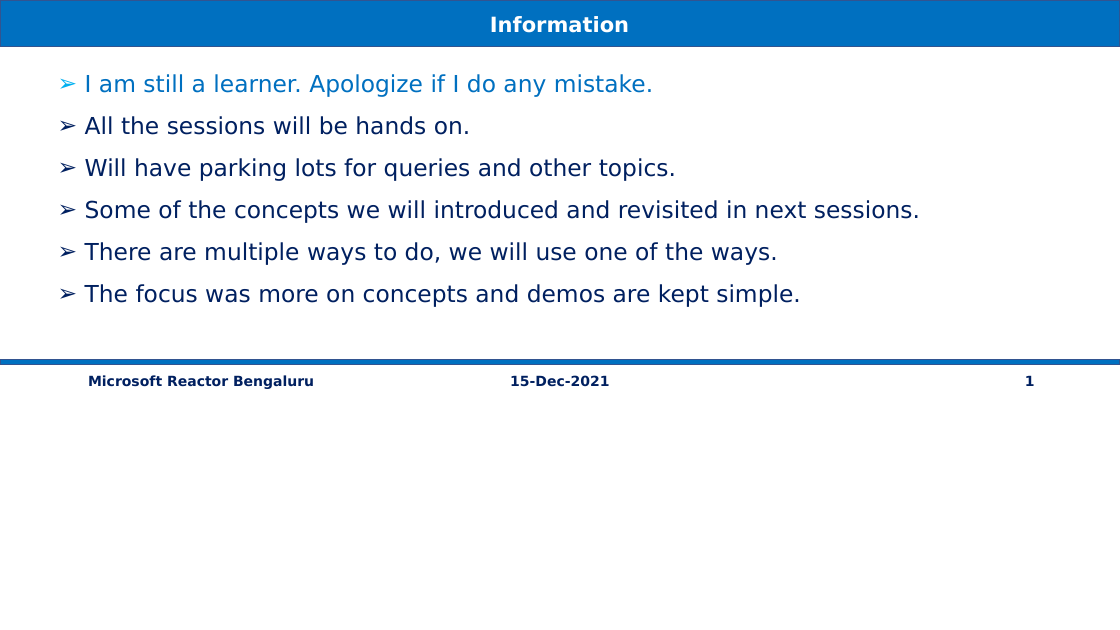
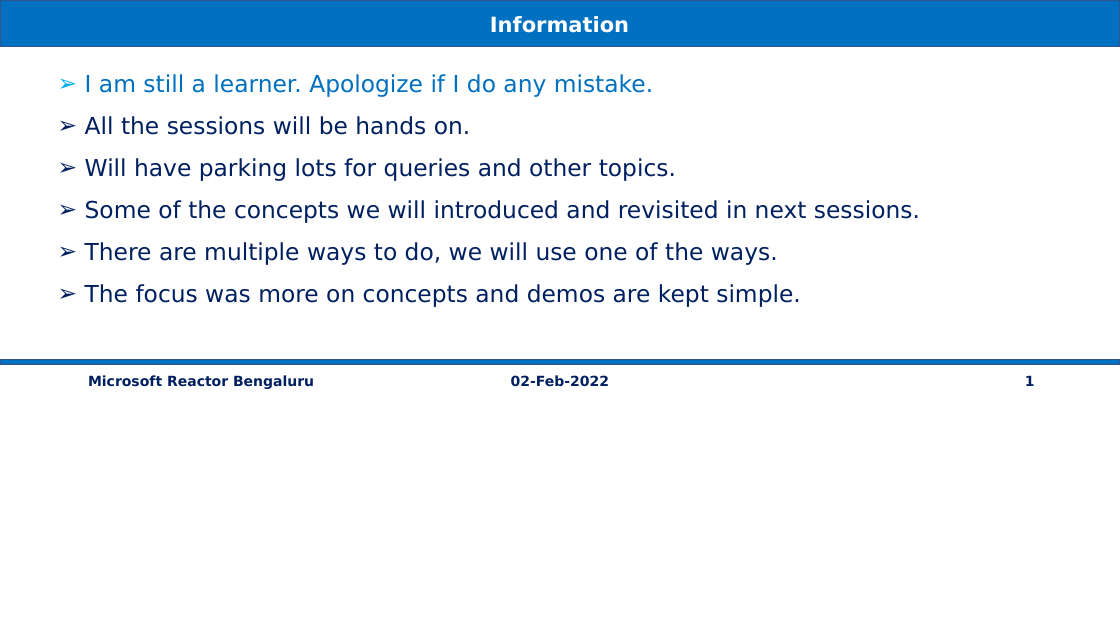
Before and after one commit to vishipayyallore/speaker_series_2021, a slide deck: slide 1 of MicrosoftReactor/Demos.pptx. Drawn at 1120x630 pixels with LibreOffice and Linux fonts; fonts in the diff are those of the drawing. Boxes give left, top, right and bottom in pixels: in the first picture for what was removed or moved away, otherwise in the second. Text is boxed around its words. In the diff, an @@ line names an element or a change of style, - is before the commit and + after.

```diff
--- a/MicrosoftReactor/Demos.pptx
+++ b/MicrosoftReactor/Demos.pptx
@@ text at [511,375,609,387]: text changed @@
-15-Dec-2021
+02-Feb-2022
```
Also in this commit, not shown: 2 other files.
